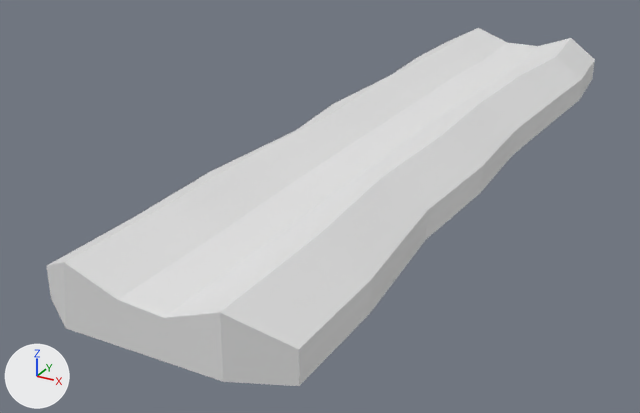
One commit to the FBX model Assets/Graphics/meshes/road.fbx: the scene before it, then after it.
Before and after are seen from a 50 mm lens placed at (0.18, 0.084, 0.21), pointed at (-0.03, 0.466, 0.019). The lights are fixed; the arrows at lower left show +X, +Y and +Z.

The first picture shows 'road'.
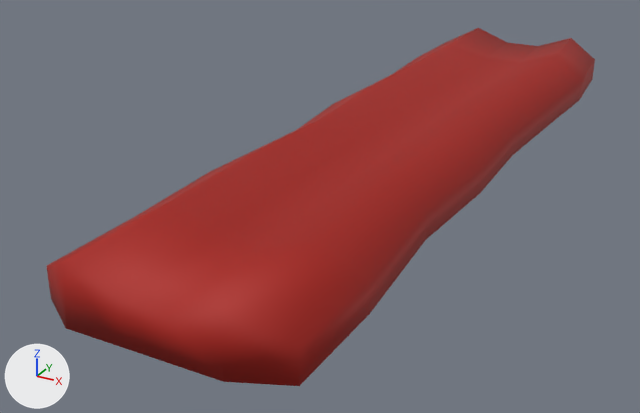
Location of each change, (x1, y1, x2, y2) in pixels of the pictures (640 x 413 px):
'road', recoloured, shading changed (white to red): (47, 28, 595, 386) in both

The change, as a list of edits to the scene's bpy script:
```text
Add mat_material:
    mat_material = principled_material('Material')
    mat_material.base_color = (0.398, 0.0138, 0.00733)  # red #a91f15
    mat_material.metallic = 0.205
    mat_material.roughness = 0.641
Change me_road:
    where me_road.from_pydata(...)  # 96 vertices, 94 faces; spans x -0.057..0.058, y 0.282..0.718, z 0.04..0.068
    used by ob_road; location = (0.0, 0.0, 0.0)
    me_road part 1: edges marked sharp go from 123 to 0
    add me_road.materials.append(mat_material)  # red #a91f15
```
